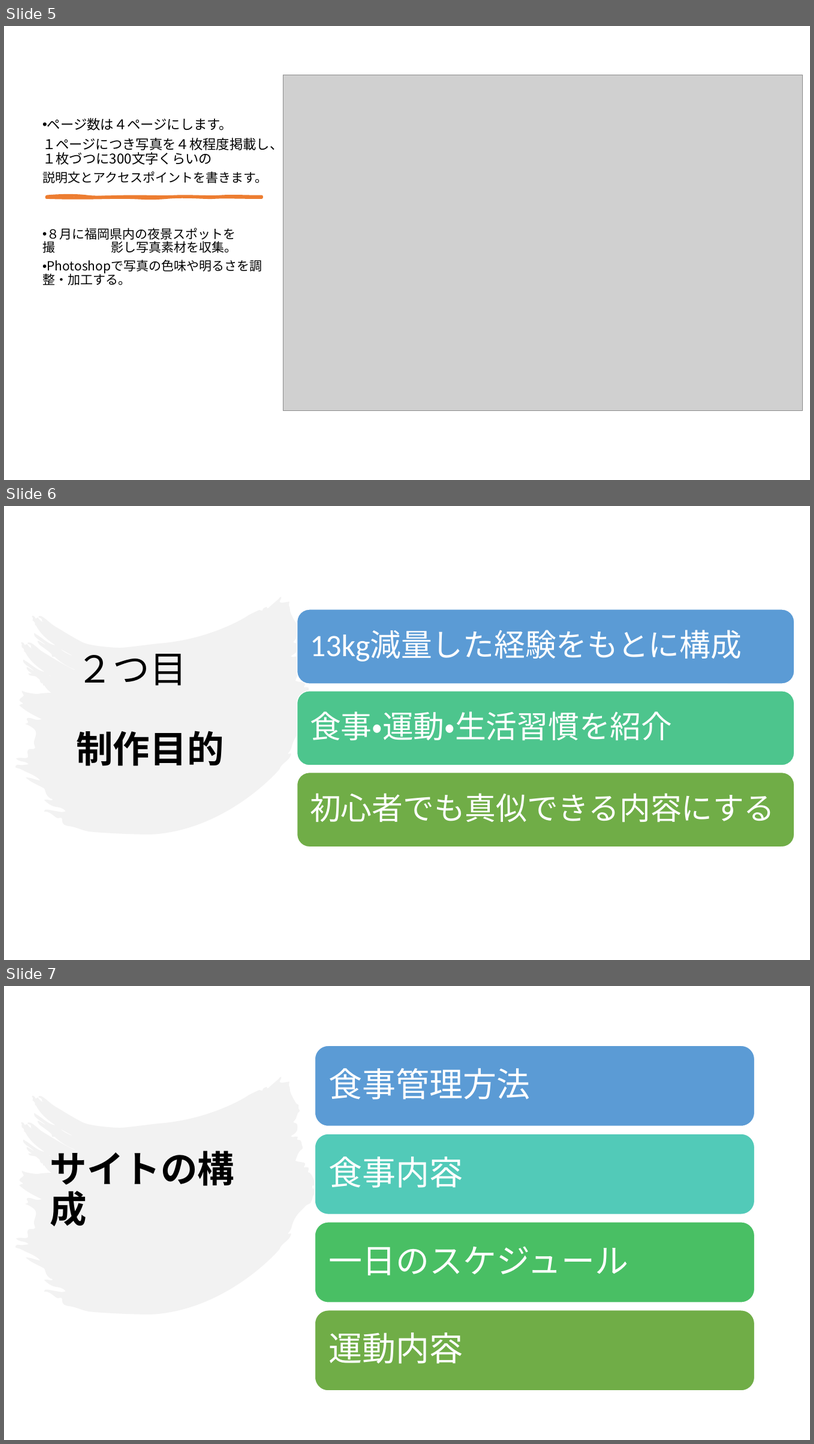
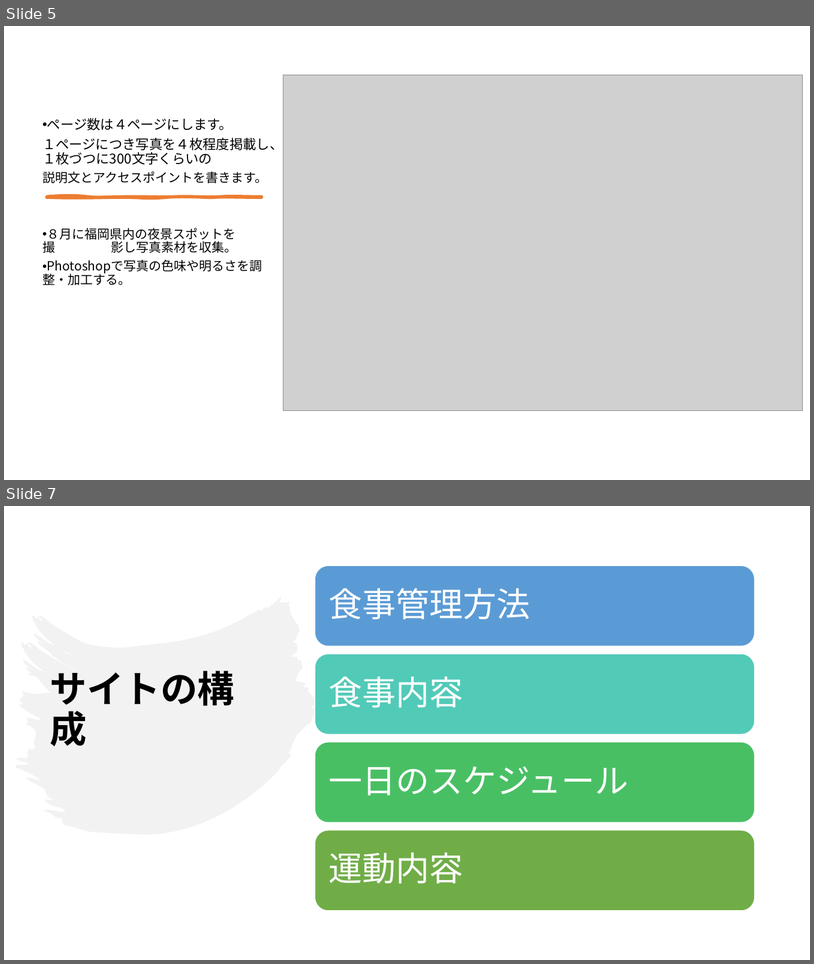
Before and after one commit to Ckg25007/zemi, a slide deck: 中間発表 power point/25007 大平凜音.pptx. Shown one above the other, each under a label of ours: slides 5, 6 and 7 before the commit, slides 5 and 7 after it; the slides between them are not shown. The pictures are 814x1444 and 814x964 pixels, drawn with LibreOffice and Linux fonts; fonts in the diff are those of the drawing; grey boxes stand for pictures. Boxes give left, top, right and bottom in pixels: in the first picture for what was removed or moved away, otherwise in the second. Text is boxed around its words. In the diff, an @@ line names an element or a change of style, - is before the commit and + after.

```diff
--- a/中間発表 power point/25007 大平凜音.pptx
+++ b/中間発表 power point/25007 大平凜音.pptx
@@ slide 6 removed at (x1=4, y1=506, x2=810, y2=960), background #FFFFFF @@
@@ freeform shape removed at (x1=15, y1=597, x2=315, y2=834) @@
@@ title removed at (x1=76, y1=654, x2=224, y2=766) @@
-２つ目
-制作目的
@@ group removed at (x1=297, y1=609, x2=795, y2=847): 3 rounded rectangles, 3 texts @@
-13kg減量した経験をもとに構成
-食事・運動・生活習慣を紹介
-初心者でも真似できる内容にする
```
Also in this commit, not shown: 2 slides changed, 2 slides added.
